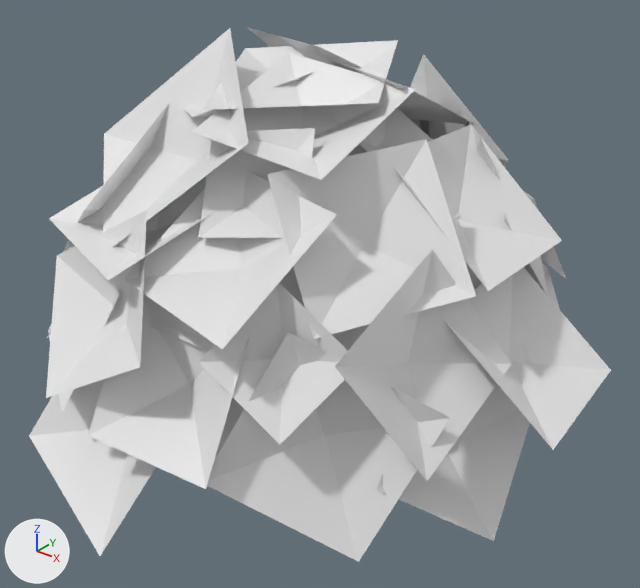
The FBX model Assets/Features/Level/Level_1/FBX/Bush.fbx, before and after one commit.
Both versions are drawn from a 50 mm camera at (1.99, -2.46, 1.5) aimed at (0.09, -0.09, 0.03). The axes (+X, +Y, +Z) are drawn at lower left. The lights are the same throughout. The picture after the commit comes second. Where no turn or scale is listed for an object, it has been applied to the vertices.

Before the edit, the objects in view are built like this:
```python
mat_material_006 = principled_material('Material.006')
mat_material_006.base_color = (0.8, 0.8, 0.8)  # white #e7e7e7
mat_material_008 = principled_material('Material.008')
mat_material_008.base_color = (0.8, 0.8, 0.8)  # white #e7e7e7
me_plane_065 = bpy.data.meshes.new('Plane.065')
me_plane_065.from_pydata(...)  # 235 vertices, 188 faces; spans x -1.31..0.98, y -0.63..1.56, z -1.22..0.38
me_plane_065.materials.append(mat_material_008)  # white #e7e7e7
me_sphere_004 = bpy.data.meshes.new('Sphere.004')
me_sphere_004.from_pydata(...)  # 260 vertices, 256 faces; spans x -0.86..0.86, y -0.86..0.86, z -0.41..0.74
me_sphere_004.materials.append(mat_material_006)  # white #e7e7e7
ob_plane_059 = bpy.data.objects.new('Plane.059', me_plane_065)
ob_plane_059.location = (0.173, -0.512, 0.601)
ob_sphere_004 = bpy.data.objects.new('Sphere.004', me_sphere_004)
ob_sphere_004.location = (0.0, 0.0, 0.0)
```
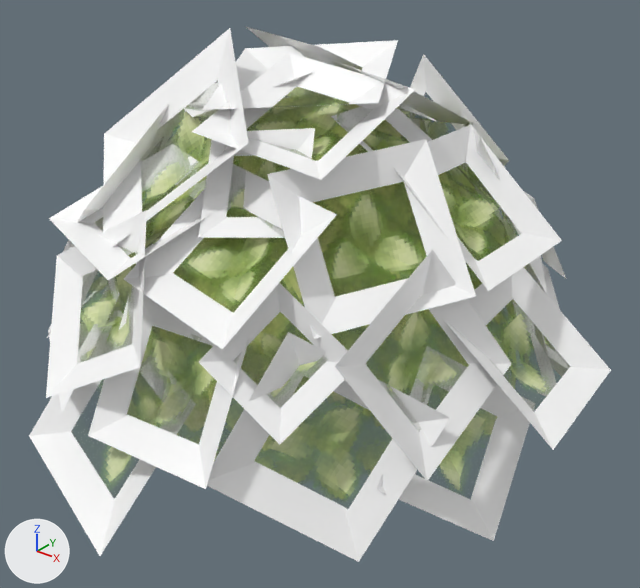
Where the newer file only moved an object's origin or applied its transform, the numbers keep the older frame.

Scene script edits in JSON lines:
```json
{"op": "add", "block": "img_bush_png", "code": ["img_bush_png = load_image('Bush.png', '../Textures/Bush.png', 1254, 1254, 'Non-Color')"]}
{"op": "add", "block": "img_bush_leafs_png", "code": ["img_bush_leafs_png = load_image('Bush_Leafs.png', '../Textures/Bush_Leafs.png', 1024, 1024, 'Non-Color')"]}
{"op": "add", "block": "mat_material_008", "code": "n2 = _N.new('ShaderNodeTexImage'); n2.name = 'Image Texture'"}
{"op": "add", "block": "mat_material_008", "code": "n2.image = img_bush_leafs_png"}
{"op": "add", "block": "mat_material_008", "code": "n3 = _N.new('ShaderNodeTexImage'); n3.name = 'Image Texture.001'"}
{"op": "add", "block": "mat_material_008", "code": "n3.image = img_bush_leafs_png"}
{"block": "mat_material_008", "where": "n0 = _N.new('ShaderNodeBsdfPrincipled'); n0.name = 'Principled BSDF'"}
{"op": "add", "block": "mat_material_008", "code": "_L.new(n2.outputs[0], n0.inputs[0])  # 'Color' to 'Base Color'"}
{"op": "add", "block": "mat_material_008", "code": "_L.new(n3.outputs[0], n0.inputs[4])  # 'Color' to 'Alpha'"}
{"op": "add", "block": "mat_material_006", "code": "n2 = _N.new('ShaderNodeTexImage'); n2.name = 'Image Texture'"}
{"op": "add", "block": "mat_material_006", "code": "n2.image = img_bush_png"}
{"op": "add", "block": "mat_material_006", "code": "n3 = _N.new('ShaderNodeTexImage'); n3.name = 'Image Texture.001'"}
{"op": "add", "block": "mat_material_006", "code": "n3.image = img_bush_png"}
{"block": "mat_material_006", "where": "n0 = _N.new('ShaderNodeBsdfPrincipled'); n0.name = 'Principled BSDF'"}
{"op": "add", "block": "mat_material_006", "code": "_L.new(n2.outputs[0], n0.inputs[0])  # 'Color' to 'Base Color'"}
{"op": "add", "block": "mat_material_006", "code": "_L.new(n3.outputs[0], n0.inputs[4])  # 'Color' to 'Alpha'"}
```

What differs and where, as boxes [x1, y1, x2, y2] in the pictures (640 x 588 px):
```json
{"object": "Plane.059", "change": "surface changed", "before": [29, 28, 611, 562], "after": [29, 28, 611, 562]}
{"object": "Sphere.004", "change": "surface changed", "before": [152, 140, 511, 461], "after": [152, 140, 511, 461]}
```
